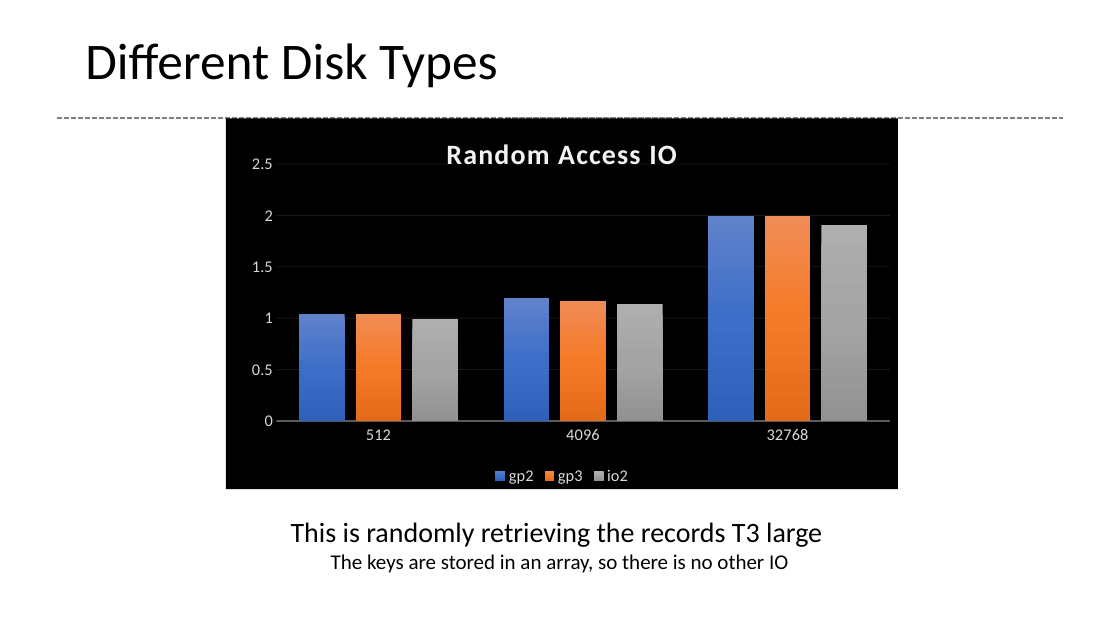
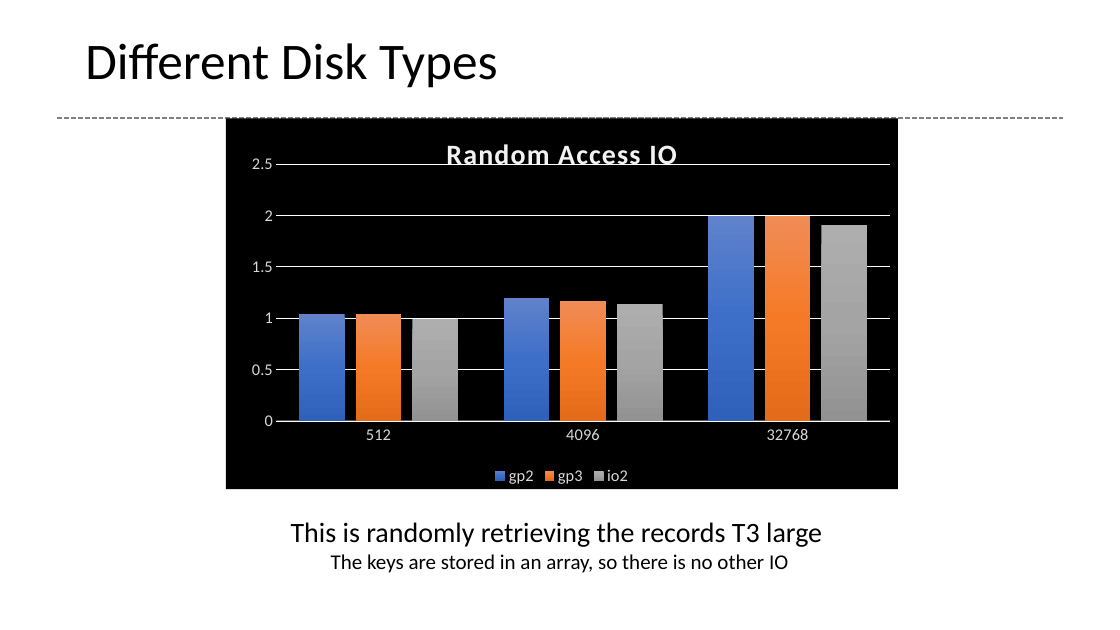
Before and after one commit to glenntu15/BuildVoterDatabase, a slide deck: slide 12 of Proj_presentation.pptx. Drawn at 1120x630 pixels with LibreOffice and Linux fonts; fonts in the diff are those of the drawing. Boxes give left, top, right and bottom in pixels: in the first picture for what was removed or moved away, otherwise in the second. Text is boxed around its words. In the diff, an @@ line names an element or a change of style, - is before the commit and + after.

```diff
--- a/Proj_presentation.pptx
+++ b/Proj_presentation.pptx
@@ column chart at (226,118,898,490) @@
@@ value axis changed @@
```
Also in this commit, not shown: 4 slides added, 2 other files.
